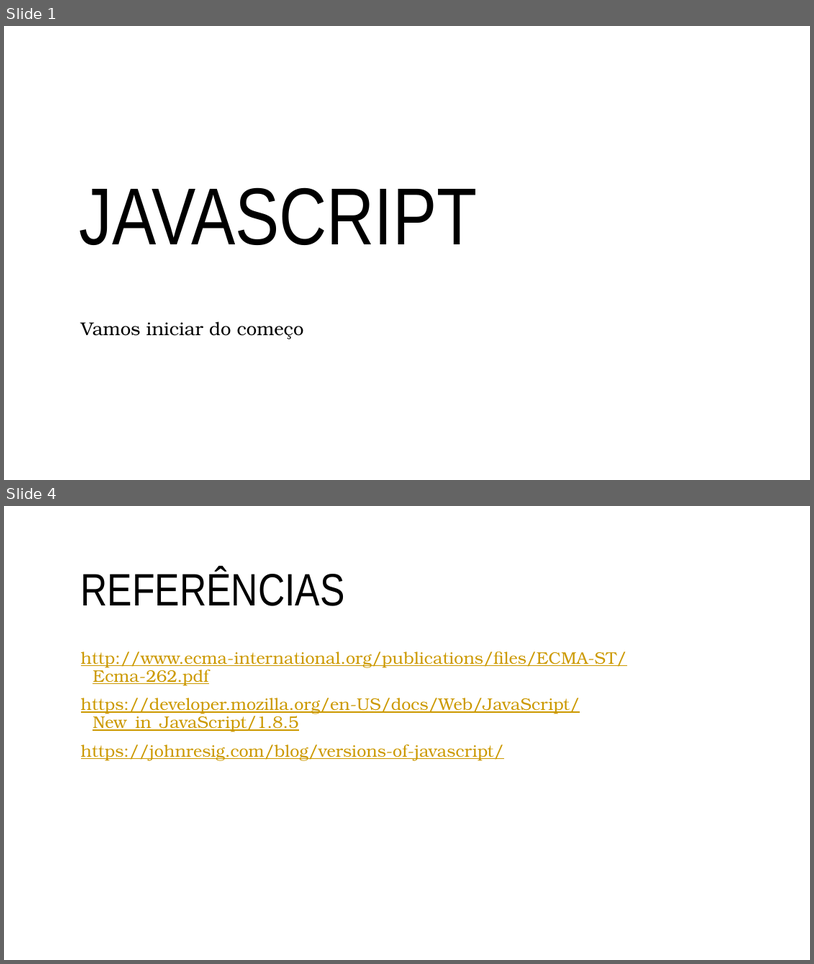
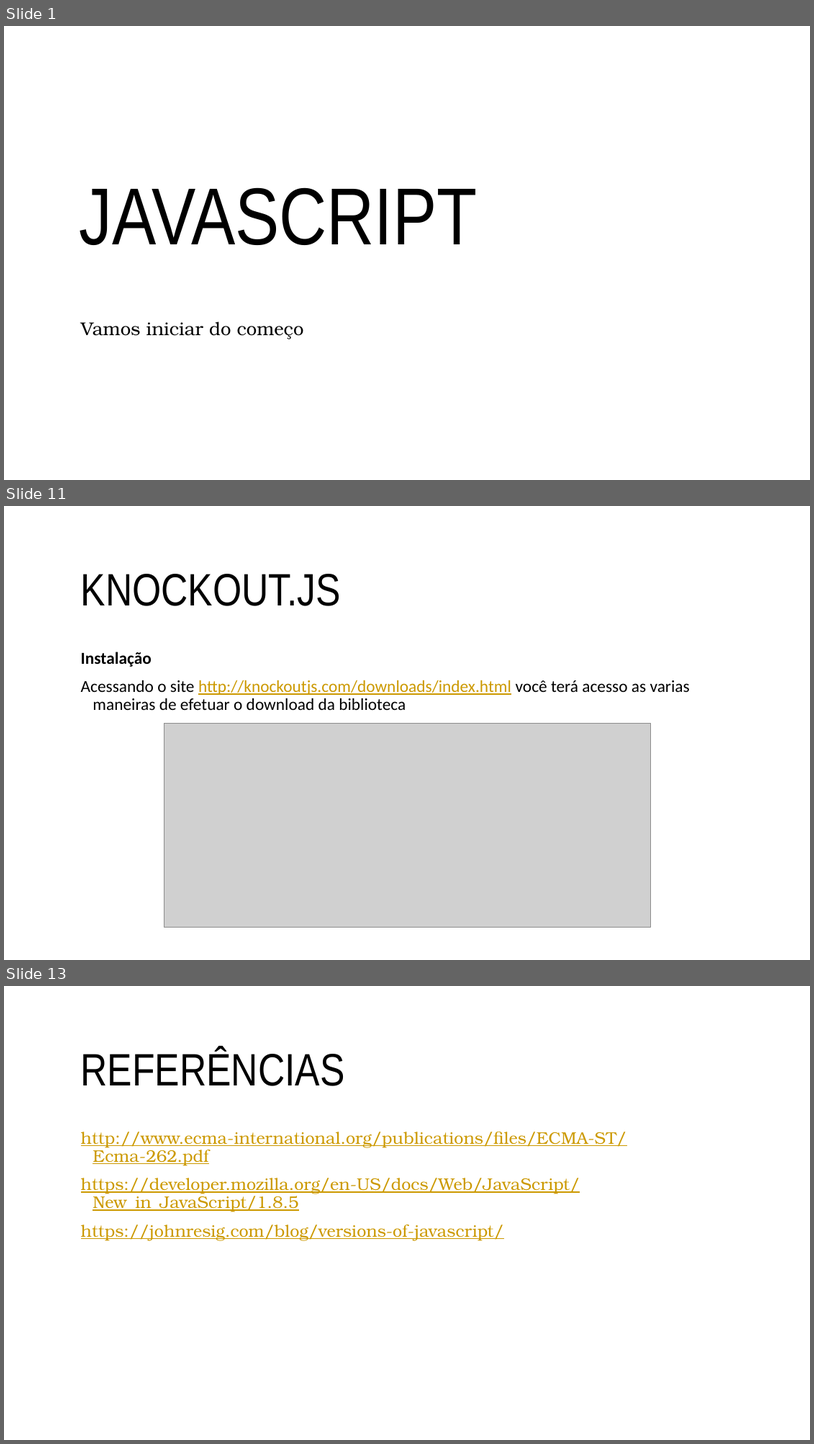
Before and after one commit to JeanLLopes/Curso-Knockout, a slide deck: Curso-knockout.pptx. Shown one above the other, each under a label of ours: slides 1 and 4 before the commit, slides 1, 11 and 13 after it; the slides between them are not shown. The pictures are 814x964 and 814x1444 pixels, drawn with LibreOffice and Linux fonts; fonts in the diff are those of the drawing; grey boxes stand for pictures; background and template pictures are left out. Boxes give left, top, right and bottom in pixels: in the first picture for what was removed or moved away, otherwise in the second. Text is boxed around its words. In the diff, an @@ line names an element or a change of style, - is before the commit and + after.

```diff
--- a/Curso-knockout.pptx
+++ b/Curso-knockout.pptx
@@ slide 11 added at (4,506,810,960), background #FFFFFF; not listed: 1 template element that a slide beside it also shows @@
@@ title added at (81,574,341,606), 54 pt, text #000000 @@
+KNOCKOUT.JS
@@ text added at (81,651,690,710), 20 pt, text #000000 @@
+Instalação
+Acessando o site http://knockoutjs.com/downloads/index.html você terá acesso as varias maneiras de efetuar o download da biblioteca
@@ picture added at (165,723,651,927) @@
@@ what was slide 4 is now slide 13 @@
```
Also in this commit, not shown: 2 slides changed, 8 other slides added.
